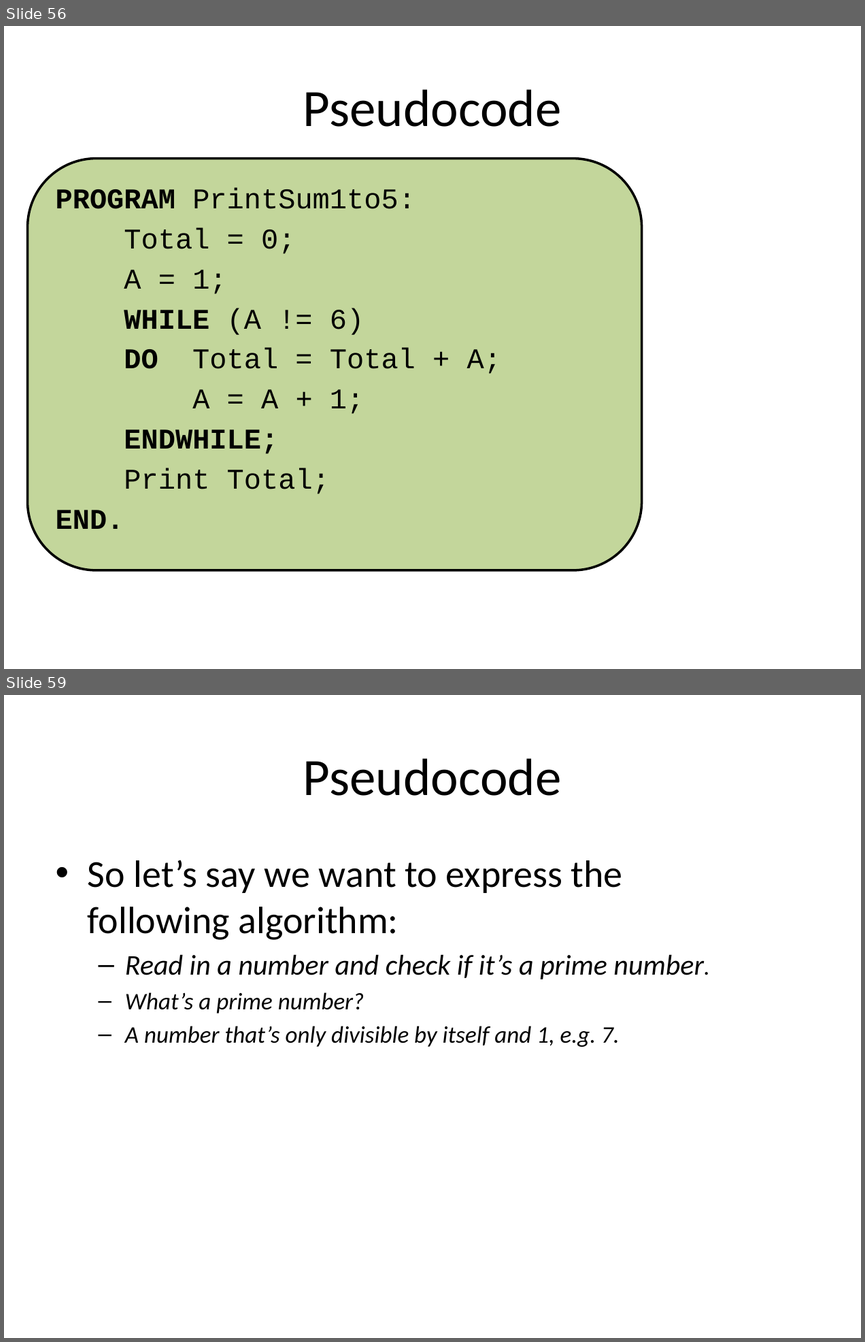
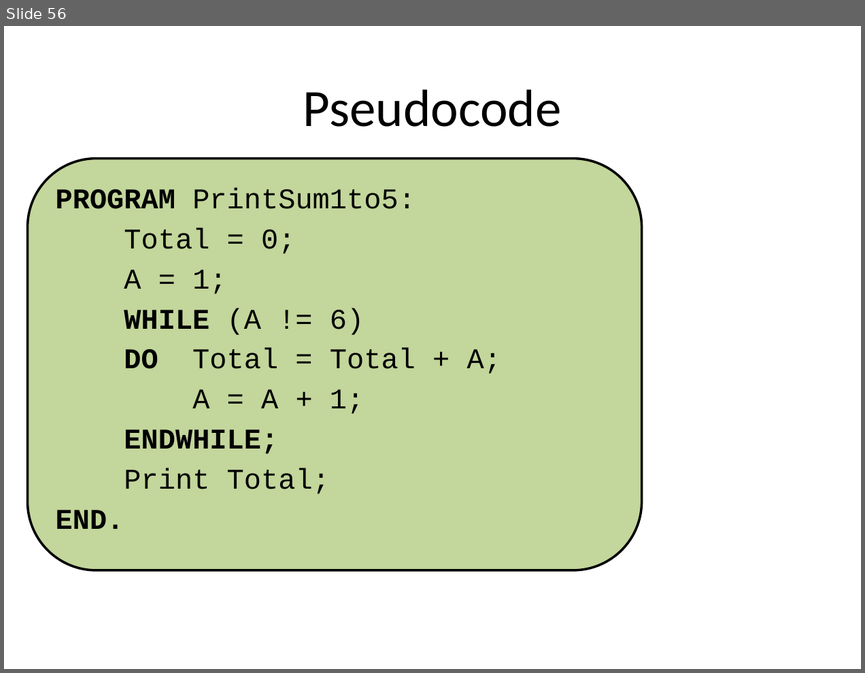
Before and after one commit to cloudbase1/FRCProrammingElective, a slide deck: pseudocodePresentation.pptx. Shown one above the other, each under a label of ours: slides 56 and 59 before the commit, slide 56 after it; the slides between them are not shown. The pictures are 865x1342 and 865x673 pixels, drawn with LibreOffice and Linux fonts; fonts in the diff are those of the drawing. Boxes give left, top, right and bottom in pixels: in the first picture for what was removed or moved away, otherwise in the second. Text is boxed around its words. In the diff, an @@ line names an element or a change of style, - is before the commit and + after.

```diff
--- a/pseudocodePresentation.pptx
+++ b/pseudocodePresentation.pptx
@@ slide 59 removed at <box>4,695,861,1338</box>, background #FFFFFF @@
@@ title removed at <box>303,758,562,796</box> @@
-Pseudocode
@@ text removed at <box>88,860,703,1047</box> @@
-• So let’s say we want to express the following algorithm:
-  – Read in a number and check if it’s a prime number.
-  – What’s a prime number?
-  – A number that’s only divisible by itself and 1, e.g. 7.
```
Also in this commit, not shown: 1 slide changed, 2 slides added, 7 other slides removed, 3 other files.
